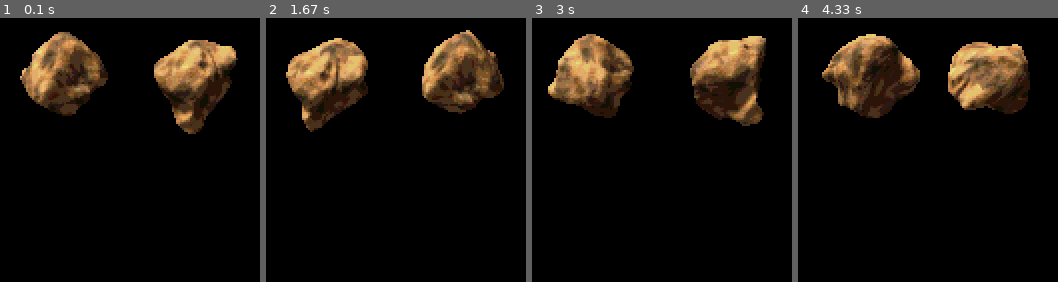
Above: before the commit, frames 1-4 (left to right).
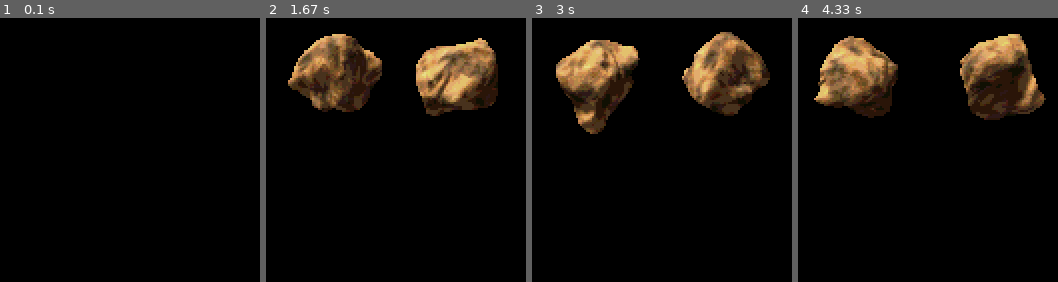
Above: after the commit, the same moments.

Repository: straylight77/arcade
Game: pygame game, started from sprite_test_2.py
The game is run twice, just before and just after one commit, with the same random seed, the same clock (stepped at 60 frames per second) and the same inputs. The source is Python 2; it was converted automatically to run under Python 3.
Inputs:
- Up to frame 1 (0.1 s): no input
- Up to frame 2 (1.67 s): tap Space at 0.33 s; tap Enter at 0.67 s
- Up to frame 3 (3 s): no input
- Up to frame 4 (4.33 s): no input

The runs differ from the first frame. In frame 1, 14% of the frame differs, in the area x 7-92%, y 5-44%; in frame 2, 15%; in frame 3, 15%; in frame 4, 15%, in the area x 6-96%, y 6-39%.

Commit message:
Major changes to all objects.  New Game object.

Diff:
--- a/sprite_test_2.py
+++ b/sprite_test_2.py
@@ -19,45 +19,78 @@
 
 #---- class: Spritesheet -------------------------------------------------
 class Spritesheet():
+    """
+    Helper class to manage loading sprite sheet image files, slicing
+    them up into frames.  Ensures only one copy exists in memory.
+    """
+
+    sprites = { }
+    sheet1 = None
+    sheet2 = None
+
     def __init__(self):
-        filename = 'assets/asteroid2.png'
-        self.sheet = pygame.image.load(filename)
-        self.decompose()
-
-    def decompose(self):
-        self.images = []
+        self.load_asteroid_sprites()
+        self.load_explosion_sprites()
+
+    def load_asteroid_sprites(self):
+        self.sheet1 = pygame.image.load('assets/asteroid2.png')
+        images = []
         s = 64
         for y in range(0,6):
             for x in range (0, 5):
-                img = self.sheet.subsurface((x*s, y*s, s, s))
-                self.images.append(img)
-
-    def get_sprite(self, index):
-        return self.images[index]
+                img = self.sheet1.subsurface((x*s, y*s, s, s))
+                images.append(img)
+        self.sprites['asteroid'] = images
+
+
+    def load_explosion_sprites(self):
+        self.sheet2 = pygame.image.load('assets/explosion1_64x64.png')
+        images = []
+        s = 64
+        for y in range(0, 5):
+            for x in range (0, 5):
+                img = self.sheet2.subsurface((x*s, y*s, s, s))
+                images.append(img)
+        self.sprites['explosion'] = images
+
+    def get_sprites(self, name):
+        return self.sprites[name]
 
 
 
 #---- class: AnimatedSprite ----------------------------------------------
 class AnimatedSprite(pygame.sprite.Sprite):
 
-    sheet = None
+    frames = None  #list of ordered images used for animation
+    repeat = True  #loop through frames or stop at the last one?
 
     @classmethod
-    def set_spritesheet(cls, spritesheet):
-        cls.sheet = spritesheet
+    def set_frames(cls, frame_images):
+        cls.frames = frame_images
 
     def __init__(self):
         pygame.sprite.Sprite.__init__(self)
         self.index = 0
-        self.image = self.sheet.get_sprite(0)
+        self.image = self.frames[self.index]
         self.rect = self.image.get_rect()
 
+    def advance_frame(self, increment = 1):
+        self.index += increment
+        max_index = len(self.frames)-1
+        if self.index > max_index:
+            if self.repeat:
+                self.index = 0
+            else:
+                self.index = max_index
+
+    def is_done(self):
+        return not self.repeat and self.index >= len(self.frames)-1
 
     def update(self, frames = 1):
-        self.index += frames
-        if self.index >= len(self.sheet.images):
-            self.index = 0
-        self.image = self.sheet.get_sprite(self.index)
+        self.advance_frame(frames)
+        self.image = self.frames[self.index]
+        if self.is_done():
+            self.kill()
 
 
 #---- class: Asteroid ----------------------------------------------------
@@ -69,10 +102,72 @@
         self.index = index
         self.vel = [0, 0]
 
-
     def update(self):
         AnimatedSprite.update(self)
         self.rect.center = self.pos
+
+
+#---- class: Explosion ---------------------------------------------------
+class Explosion(AnimatedSprite):
+
+    def __init__(self, pos):
+        AnimatedSprite.__init__(self)
+        self.repeat = False
+        self.pos = pos
+        self.rect.center = pos
+
+
+#---- class: Game --------------------------------------------------------
+class Game():
+
+    max_x = 0
+    max_y = 0
+    gameover = False
+    display = None
+    clock = None
+
+    def __init__(self, display, clock):
+        self.display = display
+        self.clock = clock
+
+        self.sheet = Spritesheet()
+        Asteroid.set_frames( self.sheet.sprites['asteroid'] )
+        Explosion.set_frames( self.sheet.get_sprites('explosion') )
+
+        self.grp = pygame.sprite.RenderPlain()
+        self.create_level()
+
+    def create_level(self):
+        self.grp.add( Asteroid([MAX_X/2, MAX_Y/2]) )
+        self.grp.add( Asteroid([MAX_X/2+65, MAX_Y/2], 15) )
+        self.grp.add( Explosion([MAX_X/2, MAX_Y/2+65]) )
+
+
+    def main_loop(self):
+        while not self.gameover:
+            self.handle_events()
+            self.update()
+            self.draw()
+            self.clock.tick(FPS)
+
+    def update(self):
+        self.grp.update()
+
+    def draw(self):
+        self.display.fill(BGCOLOR)
+        self.grp.draw(self.display)
+        pygame.display.update()
+
+
+    def handle_events(self):
+        for event in pygame.event.get():
+            if event.type == QUIT:
+                terminate()
+
+            elif event.type == KEYUP:
+                if event.key == K_ESCAPE:
+                    #terminate()
+                    self.gameover = True
 
 
 ##### functions ##########################################################
@@ -80,40 +175,38 @@
     pygame.quit()
     sys.exit()
 
+
+def init(max_x, max_y, title = 'pyGame Template'):
+    pygame.init()
+    clk = pygame.time.Clock()
+    disp = pygame.display.set_mode((max_x, max_y))
+    pygame.display.set_caption(title)
+    random.seed()
+    return disp, clk
+
+
+
 #---- main() -------------------------------------------------------------
 def main():
     #init pygame
-    pygame.init()
-    CLOCK = pygame.time.Clock()
-    DISPLAY = pygame.display.set_mode((MAX_X, MAX_Y))
+
+    DISPLAY, CLOCK = init(MAX_X, MAX_Y)
     FONT1 = pygame.font.SysFont('courier', 15)
-    pygame.display.set_caption('pyGame Template')
-    random.seed()
-
-    s = Spritesheet()
-    AnimatedSprite.set_spritesheet(s)
-    print len(s.images)
-
-    grp = pygame.sprite.RenderPlain()
-    grp.add( Asteroid([MAX_X/2, MAX_Y/2]) )
-    grp.add( Asteroid([MAX_X/2+65, MAX_Y/2], 15) )
 
     #main game loop
     while True:
-        #event handling
         for event in pygame.event.get():
             if event.type == QUIT:
                 terminate()
             elif event.type == KEYUP:
                 if event.key == K_ESCAPE:
                     terminate()
-
-        #update game state
-        grp.update()
-
-        # draw frame
+                if event.key == K_SPACE:
+                    g = Game(DISPLAY, CLOCK)
+                    g.main_loop()
+
+        # draw main screen
         DISPLAY.fill(BGCOLOR)
-        grp.draw(DISPLAY)
         pygame.display.update()
         CLOCK.tick(FPS)
 
